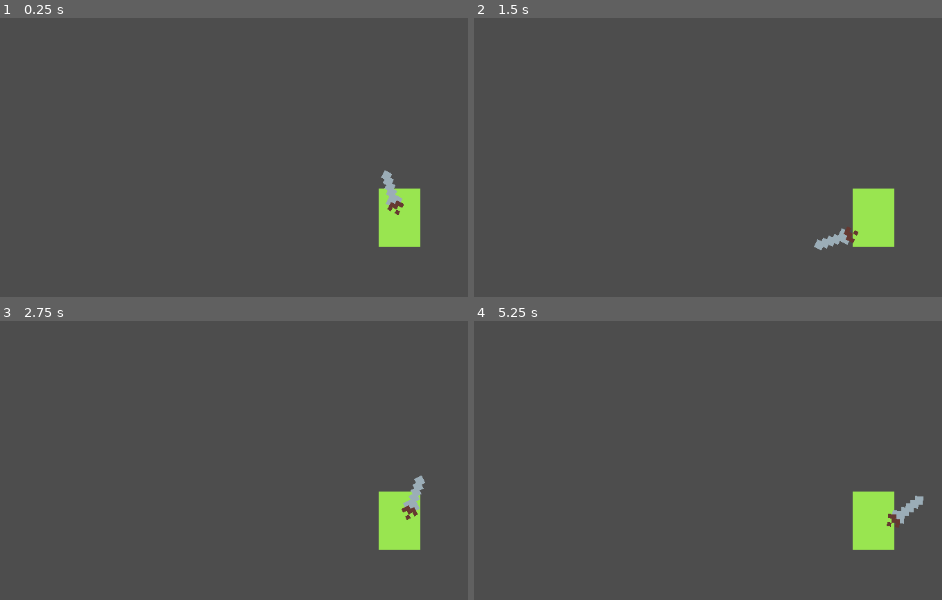
Above: before the commit, frames 1-4 (two rows, left to right).
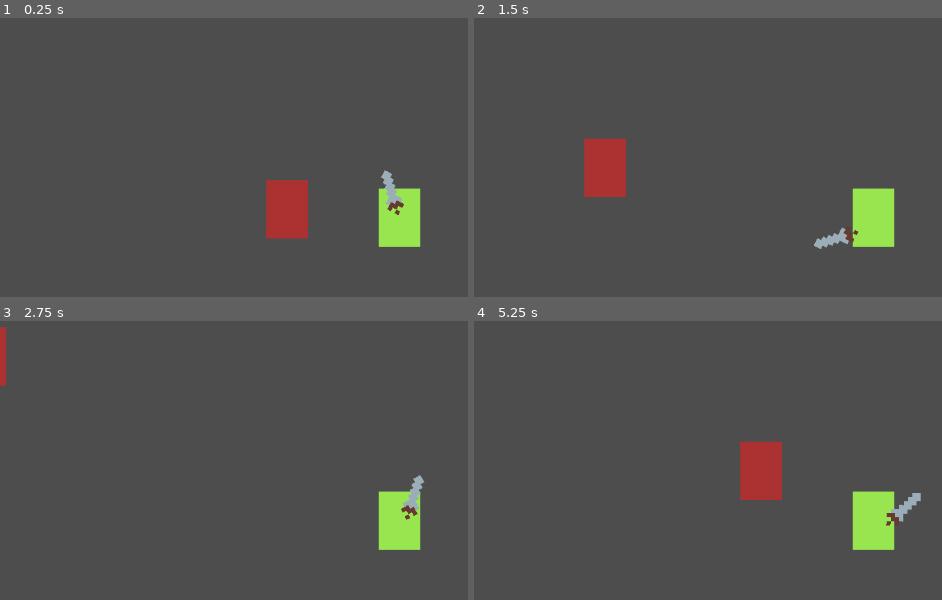
Above: after the commit, the same moments.

Repository: SpeedySion/2D-Hack-and-Slash--Godot-
Game: Godot game, scene res://Scenes/test_scene.tscn
The game is run twice, just before and just after one commit, with the same random seed, the same clock (stepped at 60 frames per second) and the same inputs.
Inputs (mouse positions are in pixels of both pictures, inside the frame that each line leads up to):
- Up to frame 1 (0.25 s): no input
- Up to frame 2 (1.5 s): tap Enter at 0.5 s; move the mouse to (outside the picture) at 0.52 s; hold D (Right) 0.53-1.28 s; click (outside the picture) at 0.6 s; move the mouse to (712, 235) at 1.27 s; hold S (Down) from 1.28 s (still down); click (712, 235) at 1.35 s
- Up to frame 3 (2.75 s): move the mouse to (outside the picture) at 2.02 s; release S (Down) at 2.03 s; hold D (Right) from 2.03 s (still down); click (outside the picture) at 2.1 s
- Up to frame 4 (5.25 s): move the mouse to (outside the picture) at 2.77 s; release D (Right) at 2.78 s; hold W (Up) 2.78-3.53 s; click (outside the picture) at 2.85 s; tap Space at 3.5 s; move the mouse to (outside the picture) at 3.52 s; hold A (Left) 3.53-5.03 s; click (outside the picture) at 3.6 s; move the mouse to (633, 449) at 4.27 s; click (633, 449) at 4.35 s; move the mouse to (913, 516) at 5.02 s; hold S (Down) from 5.03 s (still down); click (913, 516) at 5.1 s

The runs differ from the first frame. In frame 1, 1.9% of the frame differs, in the area x 56-66%, y 58-80%; in frame 2, 2.0%; in frame 3, 0.4%; in frame 4, 2.1%, in the area x 56-97%, y 43-74%.

Commit message:
Movement added
Added basic movement and start of hit detection.

Cannot detect methods to assign damage

Player Collision needs to be replaced by area for detection

Diff:
--- a/Player/Weapons/sword.gd
+++ b/Player/Weapons/sword.gd
@@ -1,14 +1,62 @@
 extends Node2D
 
+@export var damage = 10
+var damage_active = false
+@export var active_frames = 2
+var frames_remaining = active_frames
+@export var attack_cooldown = 0.25
+var available = true
+@onready var timer = $Timer
+var objects_in_hitbox = []
 
 # Called when the node enters the scene tree for the first time.
 func _ready():
-	pass # Replace with function body.
+	timer.set_wait_time(attack_cooldown)
 
 
 # Called every frame. 'delta' is the elapsed time since the previous frame.
 func _process(delta):
 	self.rotation = (get_global_mouse_position() - self.global_position).angle() + 0.5
-	print(self.rotation)
-	if Input.is_action_just_pressed("LeftClick"):
-		print("Attack!")
+	#print(self.rotation)
+	if available:
+		if Input.is_action_just_pressed("LeftClick"):
+			available = false
+			damage_active = true
+			timer.start()
+			print("Attack!")
+	else:
+		if frames_remaining > 0:
+			frames_remaining -= 1
+	if frames_remaining == 0:
+		damage_active = false
+		frames_remaining = active_frames
+	if damage_active:
+		print("Checking for targets")
+		for entity in objects_in_hitbox:
+			print(entity.has_method("take_damage"))
+			if entity.has_method("take_damage"):
+				print(entity)
+				entity._take_damage(damage)
+
+
+func _on_timer_timeout():
+	available = true
+	print("Attack off cooldown")
+
+
+func _on_attack_area_body_entered(body):
+	objects_in_hitbox.append(body)
+
+
+func _on_attack_area_body_exited(body):
+	var index = objects_in_hitbox.find(body)
+	if index != -1:
+		objects_in_hitbox.pop_at(index)
+
+
+func _on_attack_area_area_entered(area):
+	pass # Replace with function body.
+
+
+func _on_attack_area_area_exited(area):
+	pass # Replace with function body.
--- a/Player/Weapons/sword.tscn
+++ b/Player/Weapons/sword.tscn
@@ -17,6 +17,15 @@
 [node name="AttackArea" type="Area2D" parent="."]
 position = Vector2(7, -6)
 
-[node name="CollisionShape2D" type="CollisionShape2D" parent="AttackArea"]
+[node name="AttackCollision" type="CollisionShape2D" parent="AttackArea"]
 position = Vector2(1, 0)
 shape = SubResource("RectangleShape2D_8paxc")
+
+[node name="Timer" type="Timer" parent="."]
+one_shot = true
+
+[connection signal="area_entered" from="AttackArea" to="." method="_on_attack_area_area_entered"]
+[connection signal="area_exited" from="AttackArea" to="." method="_on_attack_area_area_exited"]
+[connection signal="body_entered" from="AttackArea" to="." method="_on_attack_area_body_entered"]
+[connection signal="body_exited" from="AttackArea" to="." method="_on_attack_area_body_exited"]
+[connection signal="timeout" from="Timer" to="." method="_on_timer_timeout"]
--- a/Player/player_character.gd
+++ b/Player/player_character.gd
@@ -1,6 +1,8 @@
 extends CharacterBody2D
 
-var player_inputs = ["Up", "Left", "Down", "Right", "LeftClick"]
+#var player_inputs = ["Up", "Left", "Down", "Right", "LeftClick"]
+@export var speed = 300
+var player_state
 
 # Called when the node enters the scene tree for the first time.
 func _ready():
@@ -9,4 +11,16 @@
 
 # Called every frame. 'delta' is the elapsed time since the previous frame.
 func _process(delta):
-	velocity = Vector2.ZERO
+	_get_input()
+
+
+func _get_input():
+	#Movement script
+	var direction = Input.get_vector("Left", "Right", "Up", "Down")
+	velocity = direction * speed
+	move_and_slide()
+	#Sets movement state
+	if direction.x == 0 and direction.y == 0:
+		player_state = "idle"
+	elif direction.x != 0 or direction.y != 0:
+		player_state ="walking"
--- a/Player/player_character.tscn
+++ b/Player/player_character.tscn
@@ -16,8 +16,9 @@
 
 [node name="PlayerCollision" type="CollisionShape2D" parent="."]
 position = Vector2(0, 2.34666)
-scale = Vector2(1, 1)
 shape = SubResource("RectangleShape2D_isc05")
 
 [node name="Sword" parent="." instance=ExtResource("3_o5xdw")]
 position = Vector2(0, 4)
+
+[node name="WeaponSpawnMarker" type="Marker2D" parent="."]
--- /dev/null
+++ b/Scenes/TestEnemy.gd
@@ -0,0 +1,20 @@
+extends Node2D
+
+@export var maxhealth = 100
+@export var health = maxhealth
+
+# Called when the node enters the scene tree for the first time.
+func _ready():
+	pass # Replace with function body.
+
+
+# Called every frame. 'delta' is the elapsed time since the previous frame.
+func _process(delta):
+	pass
+
+
+func take_damage(damage):
+	health -= damage
+	if health < 0:
+		health = 0
+	print("I've taken damage")
--- a/Scenes/test_scene.tscn
+++ b/Scenes/test_scene.tscn
@@ -1,6 +1,10 @@
-[gd_scene load_steps=2 format=3 uid="uid://c0fnqjf1wu6y5"]
+[gd_scene load_steps=5 format=3 uid="uid://c0fnqjf1wu6y5"]
 
 [ext_resource type="PackedScene" uid="uid://d3xto7x7f2nmn" path="res://Player/player_character.tscn" id="1_6gsw2"]
+[ext_resource type="Texture2D" uid="uid://dwv00wylmrx4f" path="res://Enemies/RedRectSprite-001.png" id="2_48ptl"]
+[ext_resource type="Script" path="res://Scenes/TestEnemy.gd" id="2_vtgdr"]
+
+[sub_resource type="RectangleShape2D" id="RectangleShape2D_70mpl"]
 
 [node name="TestScene" type="Node2D"]
 
@@ -20,3 +24,23 @@
 [node name="Scene Camera" type="Camera2D" parent="Player/PlayerCharacter"]
 
 [node name="Enemies" type="Node" parent="."]
+
+[node name="TestEnemy" type="Node2D" parent="Enemies"]
+position = Vector2(407, 285)
+scale = Vector2(6, 6)
+script = ExtResource("2_vtgdr")
+metadata/_edit_group_ = true
+
+[node name="Sprite2D" type="Sprite2D" parent="Enemies/TestEnemy"]
+texture_filter = 1
+position = Vector2(-0.333332, -0.166668)
+texture = ExtResource("2_48ptl")
+
+[node name="StaticBody2D" type="StaticBody2D" parent="Enemies/TestEnemy"]
+position = Vector2(-67.8333, -47.5)
+scale = Vector2(0.166667, 0.166667)
+
+[node name="CollisionShape2D" type="CollisionShape2D" parent="Enemies/TestEnemy/StaticBody2D"]
+position = Vector2(407, 285)
+scale = Vector2(6, 6)
+shape = SubResource("RectangleShape2D_70mpl")
